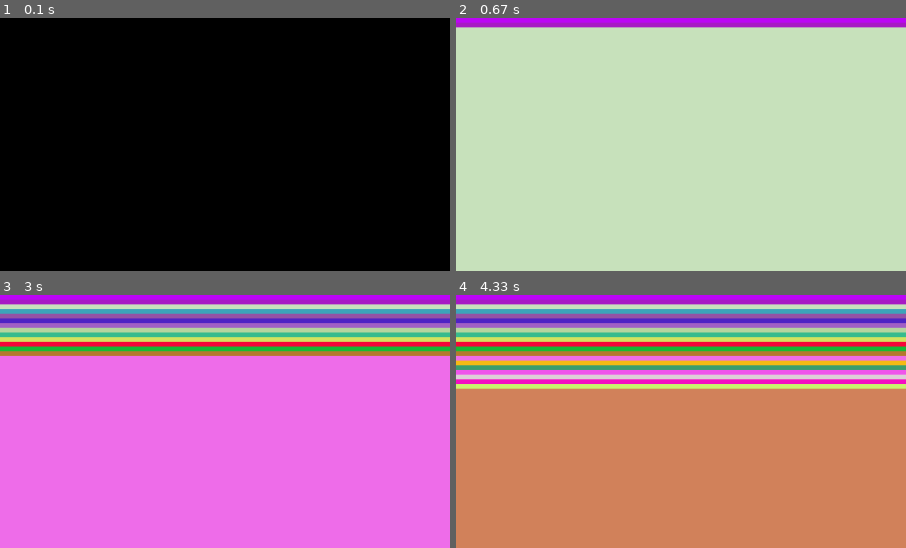
Above: before the commit, frames 1-4 (two rows, left to right).
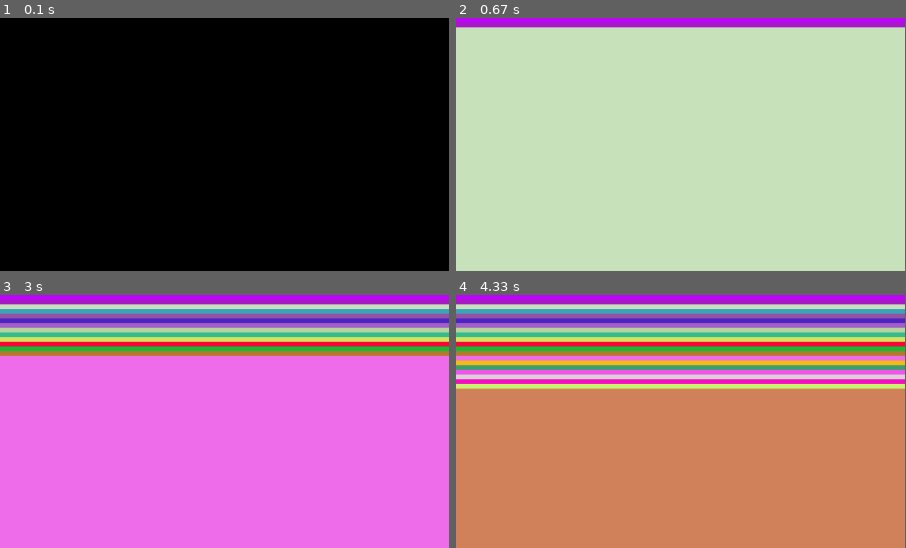
Above: after the commit, the same moments.

Repository: ESWDigitalWasteBins/DigitalWasteBins
Game: pygame game, started from dwb/display.py
Two runs of this game, one before a commit and one after it. Both use one fixed random seed, a clock stepped at 60 frames per second and the inputs below.
Inputs:
- Up to frame 1 (0.1 s): no input
- Up to frame 2 (0.67 s): no input
- Up to frame 3 (3 s): no input
- Up to frame 4 (4.33 s): no input
The pictures show only the part of the screen within x 50-100%, y 0-50%; the shares and areas given below are measured in that part.
In our replay, the window is 900x506 before the commit and 899x505 after it. These sizes can differ from the game's own. Grey fills any space a smaller window leaves; there, only what the larger window draws over its background counts as a difference.

The runs differ from the first frame. In frame 1, only the window size differs. In frame 2, less than 0.1% of the frame differs, in the area x 99-100%, y 0-4%; in frame 3, less than 0.1%; in frame 4, less than 0.1%, in the area x 99-100%, y 0-38%.

Commit message:
Update to lower resolution

Diff:
--- a/dwb/display.py
+++ b/dwb/display.py
@@ -195,7 +195,7 @@
     pygame.init()
     # flags = pygame.FULLSCREEN | pygame.DOUBLEBUF
     # screen = pygame.display.set_mode((0, 0), flags)
-    screen = pygame.display.set_mode((1920, 1080))
+    screen = pygame.display.set_mode((1919, 1079))
     pygame.display.set_caption('Display Test')
 
     # header_height = int(TEXT_RATIO*screen.get_height())
